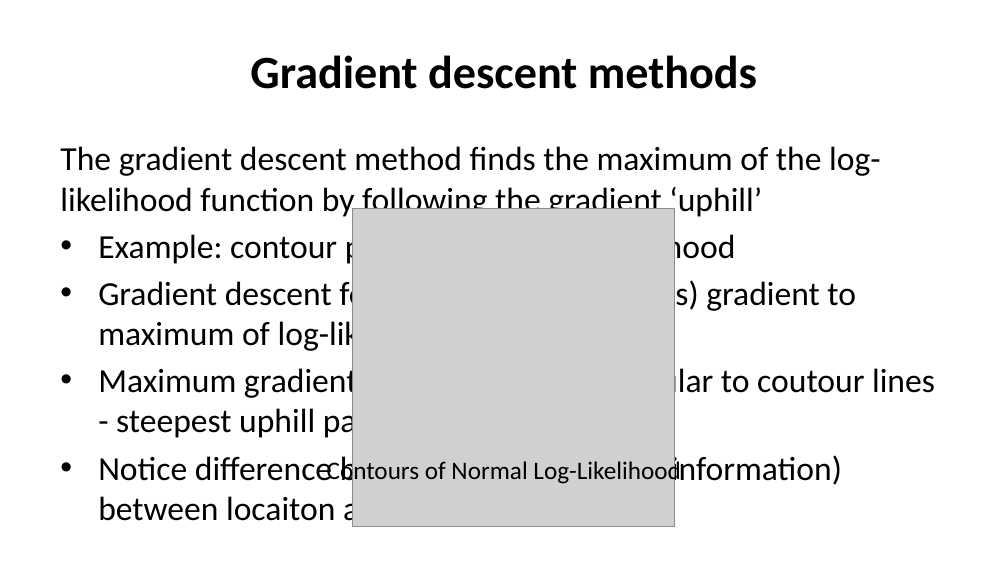
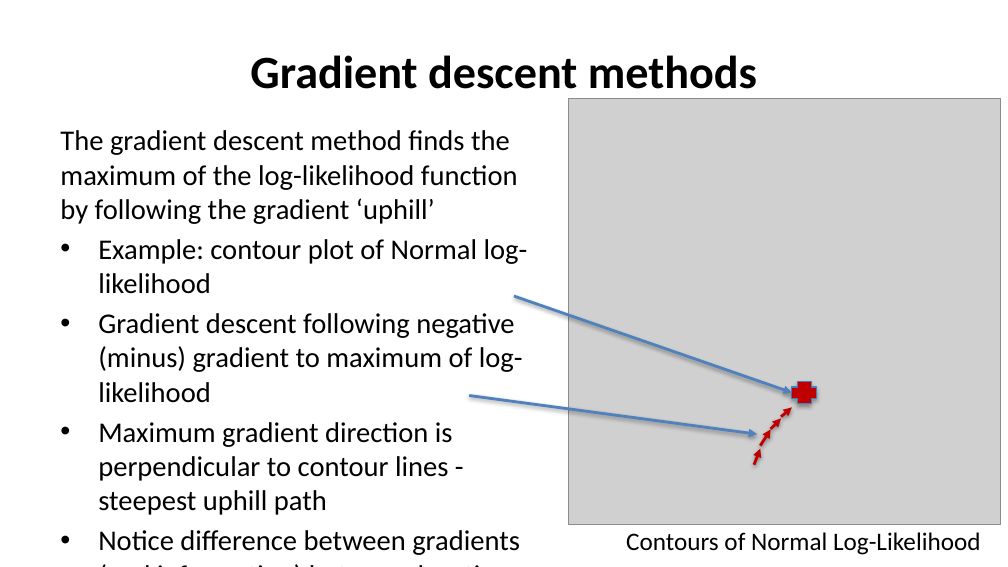
Before and after one commit to StephenElston/CSCI-E-83, a slide deck: slide 27 of LectureSlides/05_ParameterEstimationAndLikelihood.pptx. Drawn at 1008x567 pixels with LibreOffice and Linux fonts; fonts in the diff are those of the drawing; grey boxes stand for pictures. Boxes give left, top, right and bottom in pixels: in the first picture for what was removed or moved away, otherwise in the second. Text is boxed around its words. In the diff, an @@ line names an element or a change of style, - is before the commit and + after.

```diff
--- a/LectureSlides/05_ParameterEstimationAndLikelihood.pptx
+++ b/LectureSlides/05_ParameterEstimationAndLikelihood.pptx
@@ text "The gradient descent method finds ...": place and size @@
-text "The gradient descent method finds ..." at bbox=[60, 146, 935, 528]
+text "The gradient descent method finds ..." at bbox=[60, 130, 528, 555]
@@ picture: place and size @@
-picture at bbox=[353, 209, 674, 526]
+picture at bbox=[569, 99, 1000, 525]
@@ text at bbox=[60, 130, 528, 403]: size 24 to 20.4 pt in "The gradient descent method finds the maximum ...", "Example: contour plot of Normal log-likelihood", "Gradient descent following negative (minus) gradient to ..." @@
@@ arrow added from (514, 296) to (792, 392), #4F81BD 2 pt @@
@@ plus added at bbox=[792, 381, 816, 403], fill #C00000, outline #4B7EBC 0.75 pt @@
@@ arrow added from (469, 395) to (757, 434), #4F81BD 2 pt @@
@@ arrow added from (771, 429) to (781, 418), #C00000 2 pt @@
@@ arrow added from (781, 416) to (792, 407), #C00000 2 pt @@
@@ text at bbox=[98, 422, 520, 555]: text changed; size 24 to 20.4 pt @@
-• Maximum gradient direction is perpendicular to coutour lines - steepest uphill path
-• Notice difference between gradients (and information) between locaiton and scale!
+• Maximum gradient direction is perpendicular to contour lines - steepest uphill path
+• Notice difference between gradients (and information) between location and scale!
@@ arrow added from (754, 465) to (760, 449), #C00000 2 pt @@
@@ arrow added from (760, 446) to (771, 429), #C00000 2 pt @@
@@ text "Contours of Normal Log-Likelihood" rewrapped from bbox=[327, 459, 680, 486] to bbox=[626, 532, 980, 555] @@
```
Also in this commit, not shown: 13 other slides changed, 3 other files.
